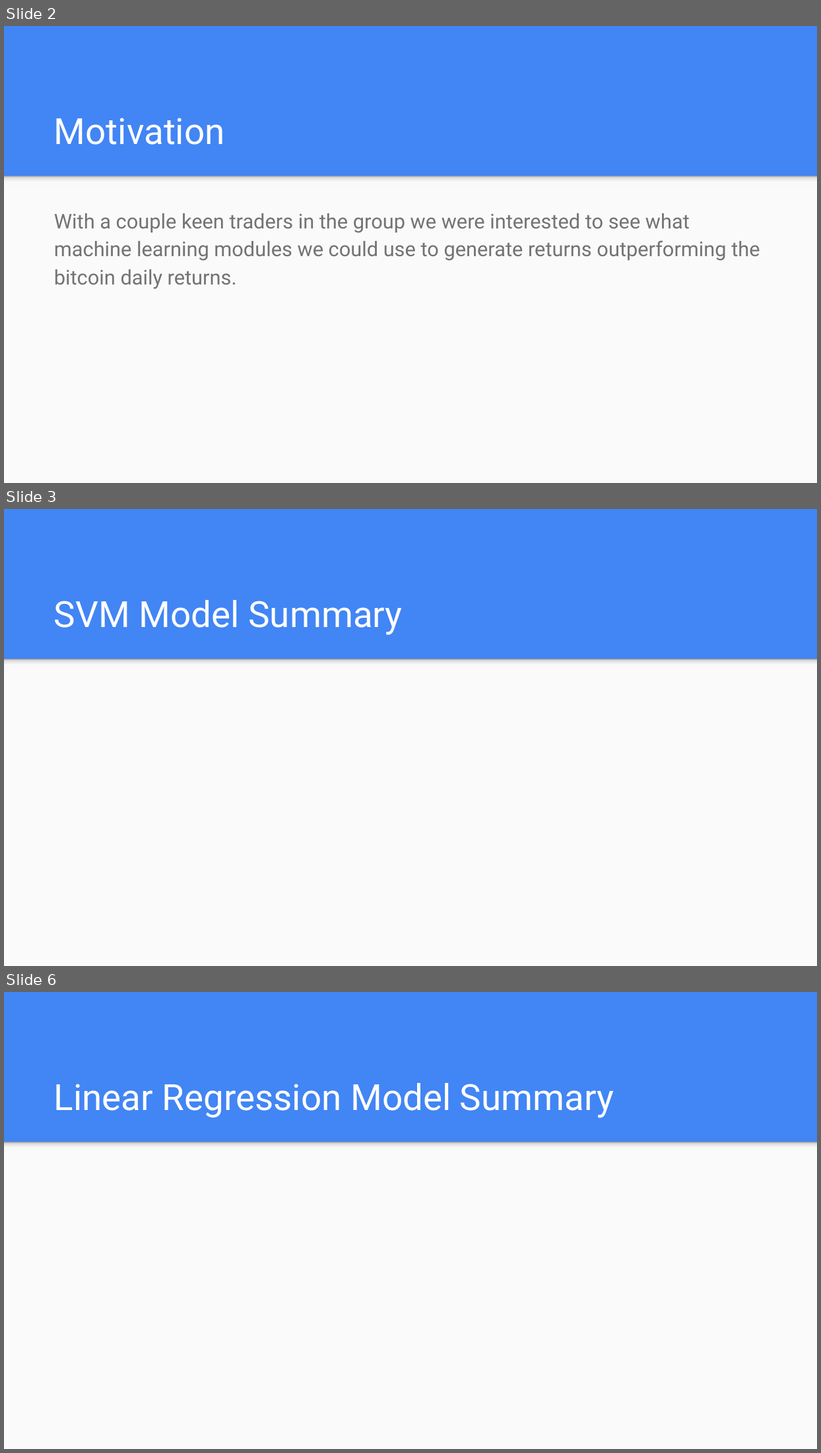
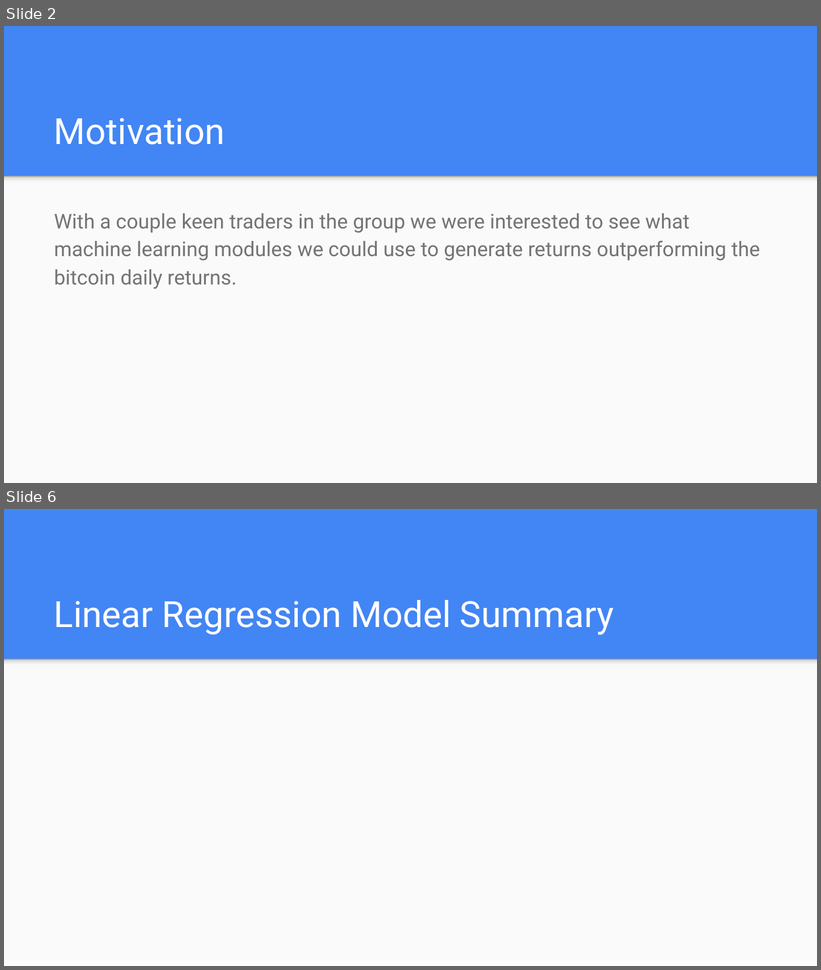
Before and after one commit to dukewoods/Project2_Trading_Algorithm, a slide deck: Resources/Project2.pptx. Shown one above the other, each under a label of ours: slides 2, 3 and 6 before the commit, slides 2 and 6 after it; the slides between them are not shown. The pictures are 821x1453 and 821x970 pixels, drawn with LibreOffice and Linux fonts; fonts in the diff are those of the drawing. Boxes give left, top, right and bottom in pixels: in the first picture for what was removed or moved away, otherwise in the second. Text is boxed around its words. In the diff, an @@ line names an element or a change of style, - is before the commit and + after.

```diff
--- a/Resources/Project2.pptx
+++ b/Resources/Project2.pptx
@@ slide 3 removed at bbox=[4, 509, 817, 966], background #4285F4; not listed: 2 template elements that a slide beside it also shows @@
@@ title removed at bbox=[54, 600, 402, 635] @@
-SVM Model Summary
```
Also in this commit, not shown: 5 slides changed, 7 slides added, 3 other slides removed.
